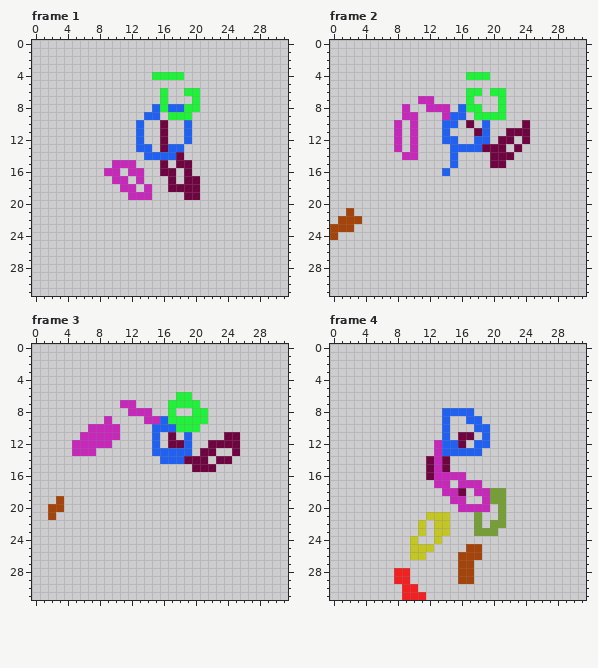
Pixel-art file, stored at Godot/Petrichor/Player/River/Animations/Run/River Run.aseprite. Above is the file before it was changed.
32x32 pixels, 6 frames. Shown: frame 1, frame 2, frame 3, frame 4. The commit also changed other frames, which this record leaves out.
New version:
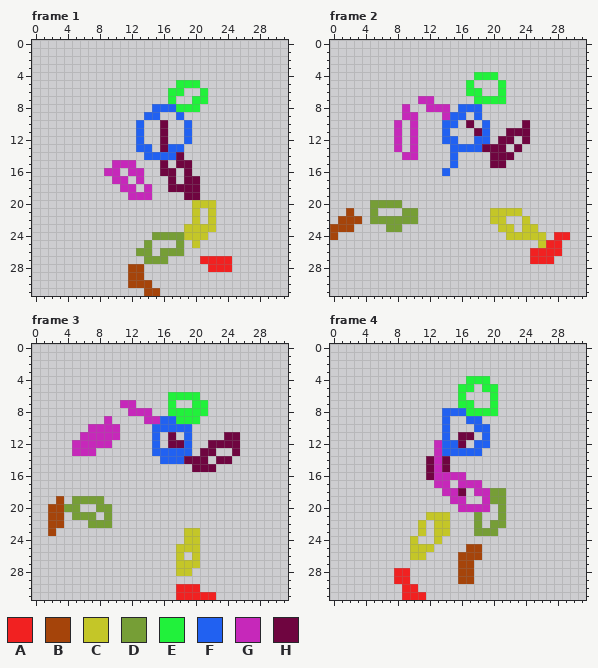
Palette (. is transparent): A #f12121  B #a5440a  C #c4c628  D #769e36  E #21f13b  F #2161f1  G #c628ba  H #6f0540
Edits made:
Frame 1, layers "Head Outline", "Legs Outline":
y 4: x 15..18 EEEE -> ....
y 5: x 18..20 ... -> EEE
y 6: x 16..21 E..EE. -> .EE..E
y 7: x 16..17 E. -> .E; x 21 . -> E
y 8: x 16 E -> F; x 18 F -> E
y 9: x 17..19 EEE -> .F.
y 20: x 20..22 ... -> CCC
y 21..22: x 20 . -> C; x 22 . -> C
y 23: x 19..22 .... -> CCCC
y 24: x 15..21 ....... -> DDDDCCC
y 25: x 14 . -> D; x 18 . -> D; x 20 . -> C
y 26: x 13..14 .. -> DD; x 16..18 ... -> DDD
y 27: x 14..16 ... -> DDD; x 21..24 .... -> AAAA
y 28: x 12..13 .. -> BB; x 22..24 ... -> AAA
y 29: x 12..13 .. -> BB
y 30: x 12..14 ... -> BBB
y 31: x 14..15 .. -> BB
Frame 2, layers "Head Outline", "Arms Outline", "Legs Outline":
y 4: x 17 E -> .; x 20 . -> E
y 5: x 17 . -> E; x 21 . -> E
y 6: x 20 E -> .
y 7: x 17..20 E... -> .EEE
y 8: x 17..18 EE -> FF; x 21 E -> .
y 9: x 18..21 EEEE -> F...
y 20: x 5..8 .... -> DDDD
y 21: x 5 . -> D; x 9..10 .. -> DD; x 20..23 .... -> CCCC
y 22: x 5..10 ...... -> DDDDDD; x 20..21 .. -> CC; x 24 . -> C
y 23: x 7..8 .. -> DD; x 21..22 .. -> CC; x 24..25 .. -> CC
y 24: x 22..26 ..... -> CCCCC; x 28..29 .. -> AA
y 25: x 26..28 ... -> CAA
y 26: x 25..28 .... -> AAAA
y 27: x 25..27 ... -> AAA
Frame 3, layers "Head Outline", "Legs Outline":
y 6: x 17 . -> E; x 20 . -> E
y 7: x 18..19 EE -> ..; x 21 . -> E
y 8: x 18..19 .. -> EE
y 9: x 17 E -> F; x 21 E -> .
y 10: x 18..20 EEE -> FF.
y 19: x 5..8 .... -> DDDD
y 20: x 4..5 .. -> DD; x 8..9 .. -> DD
y 21: x 3 . -> B; x 5..7 ... -> DDD; x 9 . -> D
y 22: x 2..3 .. -> BB; x 7..9 ... -> DDD
y 23: x 2 . -> B; x 19..20 .. -> CC
y 24: x 19..20 .. -> CC
y 25: x 18..20 ... -> CCC
y 26: x 18 . -> C; x 20 . -> C
y 27: x 18..20 ... -> CCC
y 28: x 18..19 .. -> CC
y 30: x 18..20 ... -> AAA
y 31: x 18..22 ..... -> AAAAA
Frame 4, layer "Head Outline":
y 4: x 17..19 ... -> EEE
y 5: x 16..17 .. -> EE; x 19..20 .. -> EE
y 6: x 16 . -> E; x 20 . -> E
y 7: x 16..17 .. -> EE; x 20 . -> E
y 8: x 17..20 F... -> EEEE
